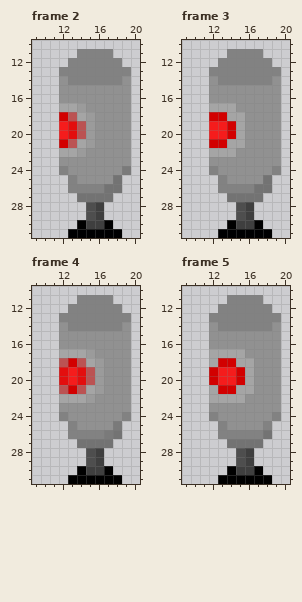
A pixel-art file gets an edit: resources/art/rotating_laser_turret.aseprite. Above, as it was before the edit.
32x32 pixels, 44 frames. Colours within 5 levels of each other are drawn and written as one. Shown: frame 2: x 9..20, y 10..31; frame 3: x 9..20, y 10..31; frame 4: x 9..20, y 10..31; frame 5: x 9..20, y 10..31. The commit also changed other frames, which this record leaves out.
The same view after the edit:
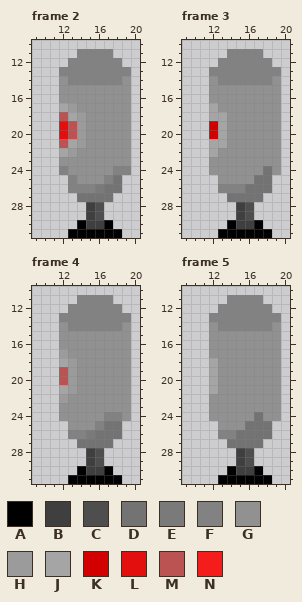
Palette (. is transparent): A #000000  B #3f3f3f  C #4e4e4e  D #737373  E #7a7a7a  F #828282  G #919191  H #9b9b9b  J #a5a5a5  K #d20000  L #e30e0e  M #bb5353  N #f51c1c
Message: fixed rotating laser turret spark not displaying
Diff:
--- frame 2, layer "Layer 2"
@@ x 9..20 @@
 16 ...GGGGGGGG.
-17 ...JJHGGGGG.
-18 ...KMJHGGGG.
-19 ...NLMHGGGG.
-20 ...NLMHGGGG.
-21 ...KMJHGGGG.
-22 ...JJHGGGGG.
+17 ...JHGGGGGG.
+18 ...MJHGGGGG.
+19 ...LMHGGGGG.
+20 ...LMHGGGGG.
+21 ...MJHGGGGG.
+22 ...JHGGGGGG.
 23 ...GGGGGGGG.
-24 ...FGGGGGGE.
-25 ....FGGGGD..
-26 ....FFFFDD..
+24 ...FGGGGGFF.
+25 ....FGGGFD..
+26 ....FFFEDD..
 27 .....DDDD...
-28 ......CB....
-29 ......CB....
+28 ......BC....
+29 ......BC....
 30 .....ABBA...
--- frame 3, layer "Layer 1"
@@ x 9..20 @@
 16 ...GGGGGGGG.
-17 ...JJJGGGGG.
-18 ...KKJJGGGG.
-19 ...NNKJGGGG.
-20 ...NNKJGGGG.
-21 ...KKJJGGGG.
-22 ...JJJGGGGG.
+17 ...JGGGGGGG.
+18 ...JJGGGGGG.
+19 ...KJGGGGGG.
+20 ...KJGGGGGG.
+21 ...JJGGGGGG.
+22 ...JGGGGGGG.
 23 ...GGGGGGGG.
-24 ...FGGGGGGF.
-25 ....FGGGGD..
-26 ....FFFFDD..
+24 ...GGGGGGDG.
+25 ....GGGGDD..
+26 ....FFFDDD..
 27 .....DDDD...
-28 ......CB....
-29 ......CB....
+28 ......BC....
+29 ......BC....
 30 .....ABBA...
--- frame 4, layers "Layer 2", "Layer 1"
@@ x 9..20 @@
 16 ...GGGGGGGG.
-17 ...JJJHGGGG.
-18 ...MKMJHGGG.
-19 ...LNLMHGGG.
-20 ...LNLMHGGG.
-21 ...MKMJHGGG.
-22 ...JJJHGGGG.
+17 ...HGGGGGGG.
+18 ...JHGGGGGG.
+19 ...MHGGGGGG.
+20 ...MHGGGGGG.
+21 ...JHGGGGGG.
+22 ...HGGGGGGG.
 23 ...GGGGGGGG.
-24 ...FGGGGGGF.
-25 ....FGGGGE..
-26 ....FFFFED..
+24 ...GGGGGFFG.
+25 ....GGGFDD..
+26 ....FFEDDD..
 27 .....DDDD...
-28 ......CB....
-29 ......CB....
+28 ......BC....
+29 ......BC....
 30 .....ABBA...
--- frame 5, layer "Layer 1"
@@ x 9..20 @@
 16 ...GGGGGGGG.
-17 ...JJJJGGGG.
-18 ...JKKJJGGG.
-19 ...KNNKJGGG.
-20 ...KNNKJGGG.
-21 ...JKKJJGGG.
-22 ...JJJJGGGG.
+17 ...GGGGGGGG.
+18 ...JGGGGGGG.
+19 ...JGGGGGGG.
+20 ...JGGGGGGG.
+21 ...JGGGGGGG.
+22 ...GGGGGGGG.
 23 ...GGGGGGGG.
-24 ...FGGGGGGF.
-25 ....FGGGGF..
-26 ....FFFFFD..
+24 ...GGGGGDGG.
+25 ....GGGDDD..
+26 ....FFDDDD..
 27 .....DDDD...
-28 ......CB....
-29 ......CB....
+28 ......BC....
+29 ......BC....
 30 .....ABBA...
